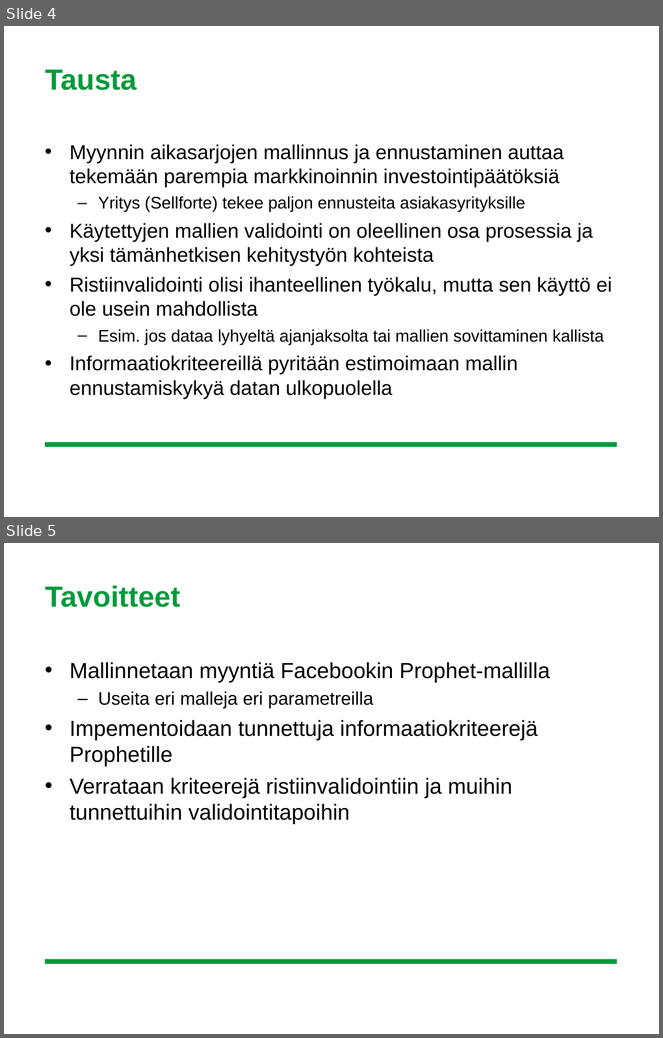
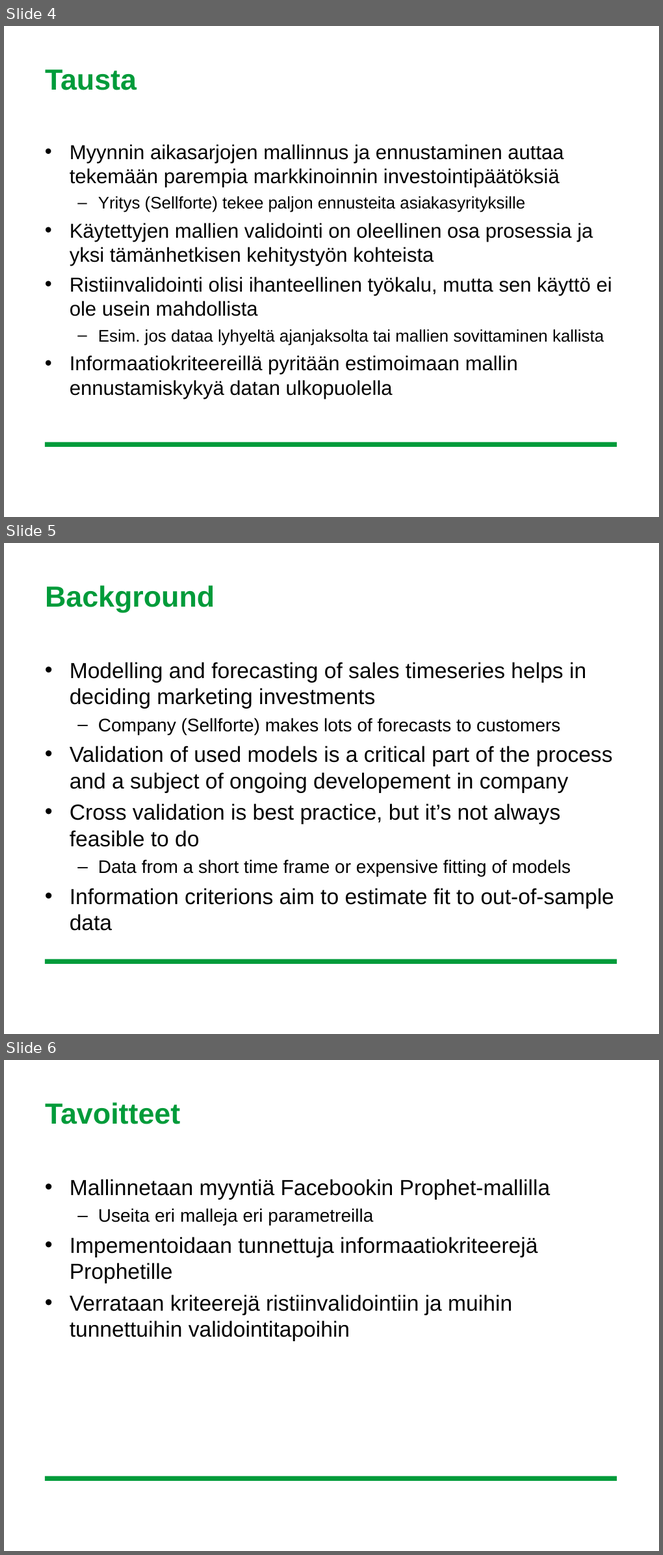
Before and after one commit to leevirontySF/BSC_thesis, a slide deck: aihepresis.ppt. Shown one above the other, each under a label of ours: slides 4 and 5 before the commit, slides 4, 5 and 6 after it. The pictures are 663x1038 and 663x1555 pixels, drawn with LibreOffice and Linux fonts; fonts in the diff are those of the drawing; background and template pictures are left out. Boxes give left, top, right and bottom in pixels: in the first picture for what was removed or moved away, otherwise in the second. Text is boxed around its words. In the diff, an @@ line names an element or a change of style, - is before the commit and + after.

```diff
--- a/aihepresis.ppt
+++ b/aihepresis.ppt
@@ slide 5 added at [4,543,659,1034], background #FFFFFF; not listed: 1 template element that a slide beside it also shows @@
@@ title added at [45,585,215,613], 32 pt, text #009B3A, bold @@
+Background
@@ text added at [70,662,614,931], 24 pt, text #000000 @@
+• Modelling and forecasting of sales timeseries helps in deciding marketing investments
+  – Company (Sellforte) makes lots of forecasts to customers
+• Validation of used models is a critical part of the process and a subject of ongoing developement in company
+• Cross validation is best practice, but it’s not always feasible to do
+  – Data from a short time frame or expensive fitting of models
+• Information criterions aim to estimate fit to out-of-sample data
@@ what was slide 5 is now slide 6 @@
```
Also in this commit, not shown: 3 other slides added, 10 other files.
